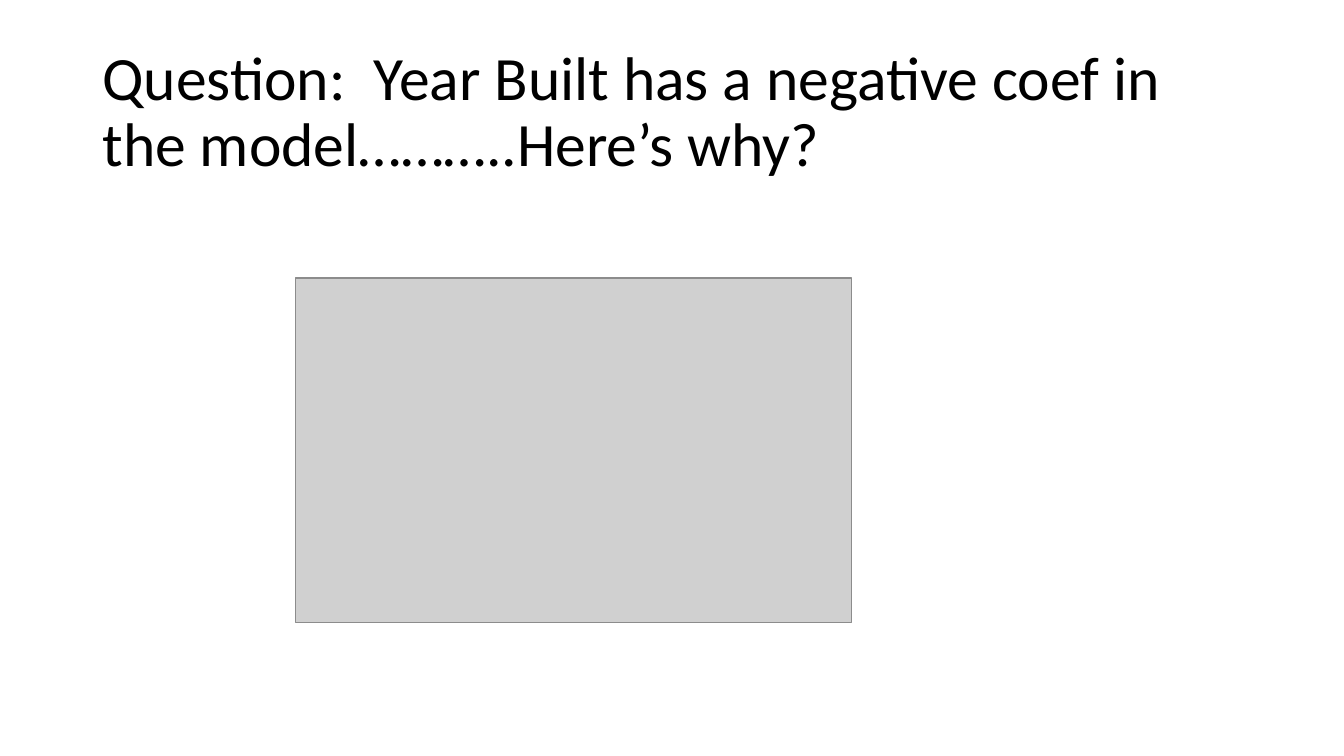
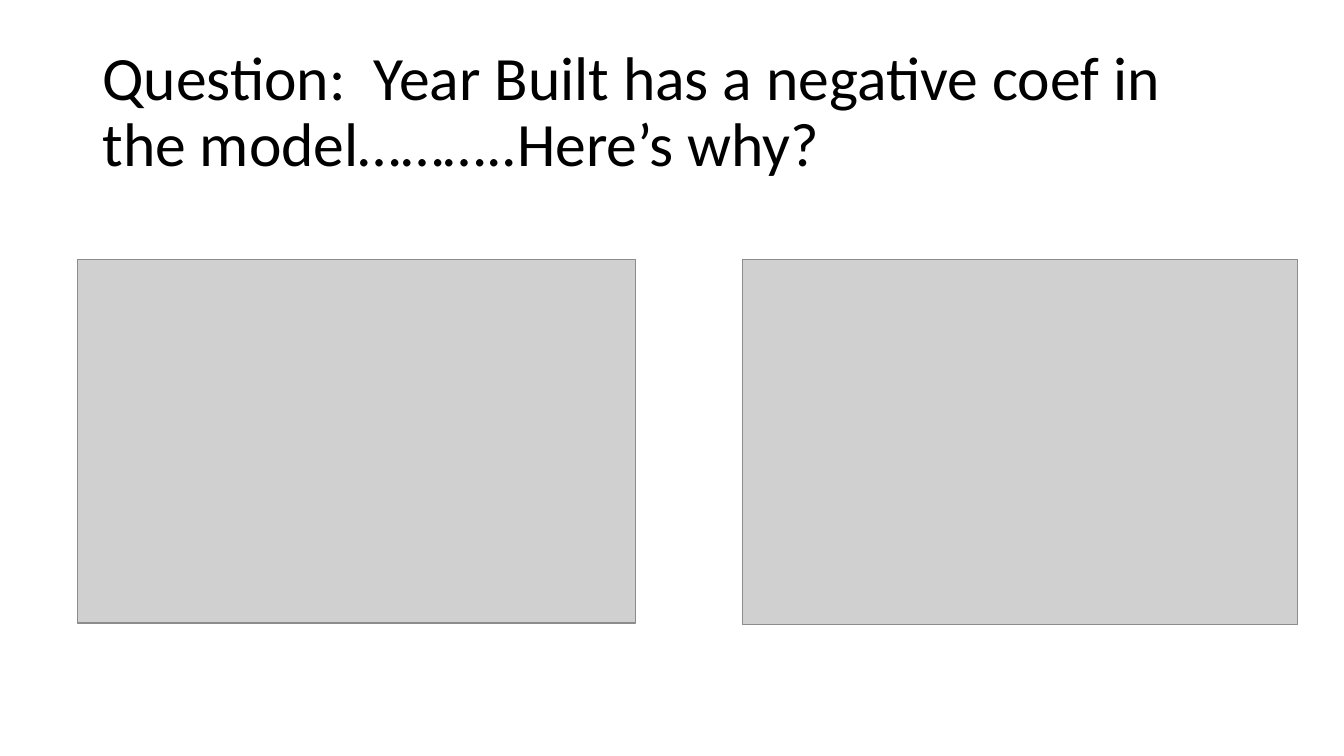
Before and after one commit to joewebb11/dsc-1-final-project-online-ds-pt-112618, a slide deck: slide 9 of Presentation.pptx. Drawn at 1344x756 pixels with LibreOffice and Linux fonts; fonts in the diff are those of the drawing; grey boxes stand for pictures. Boxes give left, top, right and bottom in pixels: in the first picture for what was removed or moved away, otherwise in the second. Text is boxed around its words. In the diff, an @@ line names an element or a change of style, - is before the commit and + after.

```diff
--- a/Presentation.pptx
+++ b/Presentation.pptx
@@ picture added at bbox=[78, 259, 635, 623] @@
@@ picture added at bbox=[743, 259, 1298, 624] @@
@@ picture removed at bbox=[296, 278, 852, 623] @@
```
Also in this commit, not shown: 1 other slide changed, 1 other file.
